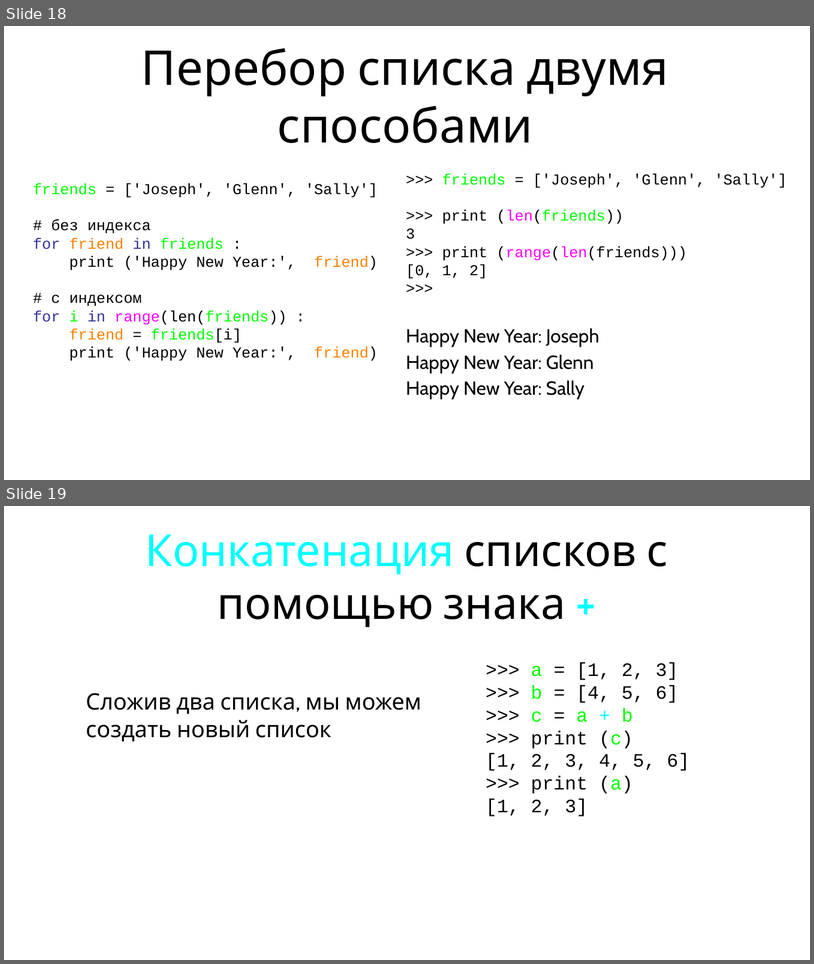
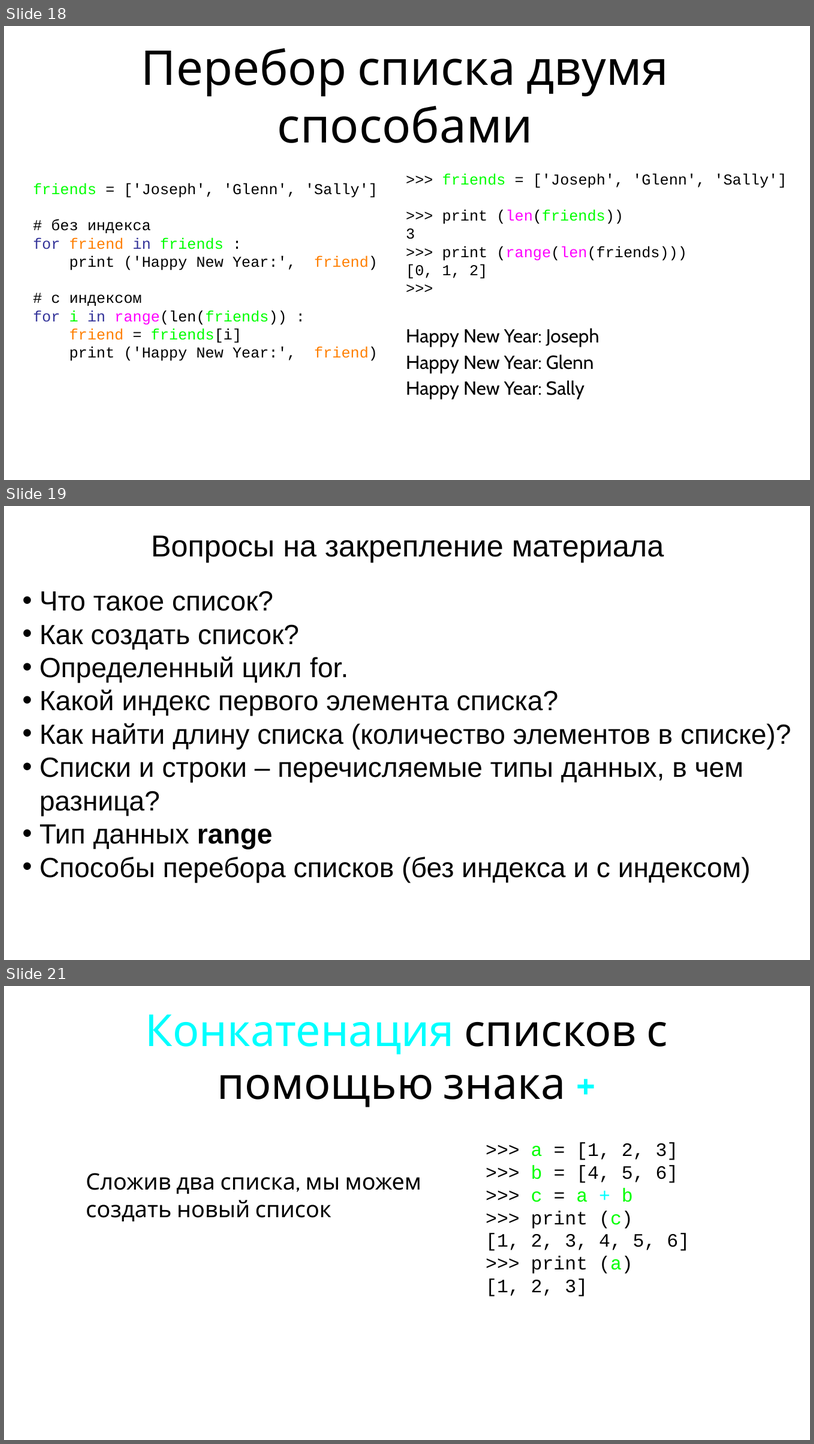
Before and after one commit to maxchv/LearnPython, a slide deck: week02/05.Lists.pptx. Shown one above the other, each under a label of ours: slides 18 and 19 before the commit, slides 18, 19 and 21 after it; the slides between them are not shown. The pictures are 814x964 and 814x1444 pixels, drawn with LibreOffice and Linux fonts; fonts in the diff are those of the drawing. Boxes give left, top, right and bottom in pixels: in the first picture for what was removed or moved away, otherwise in the second. Text is boxed around its words. In the diff, an @@ line names an element or a change of style, - is before the commit and + after.

Commit message:
обновлена презентация по спискам

```diff
--- a/week02/05.Lists.pptx
+++ b/week02/05.Lists.pptx
@@ slide 19 added at [4,506,810,960], background #FFFFFF @@
@@ title added at [151,535,665,562], 48 pt, text #000000 @@
+Вопросы на закрепление материала
@@ text added at [39,591,791,882], 44 pt, text #000000 @@
+• Что такое список?
+• Как создать список?
+• Определенный цикл for.
+• Какой индекс первого элемента списка?
+• Как найти длину списка (количество элементов в списке)?
+• Списки и строки – перечисляемые типы данных, в чем разница?
+• Тип данных range
+• Способы перебора списков (без индекса и с индексом)
@@ what was slide 19 is now slide 21 @@
```
Also in this commit, not shown: 7 slides changed, 19 other slides added, 2 slides removed, 3 other files.
